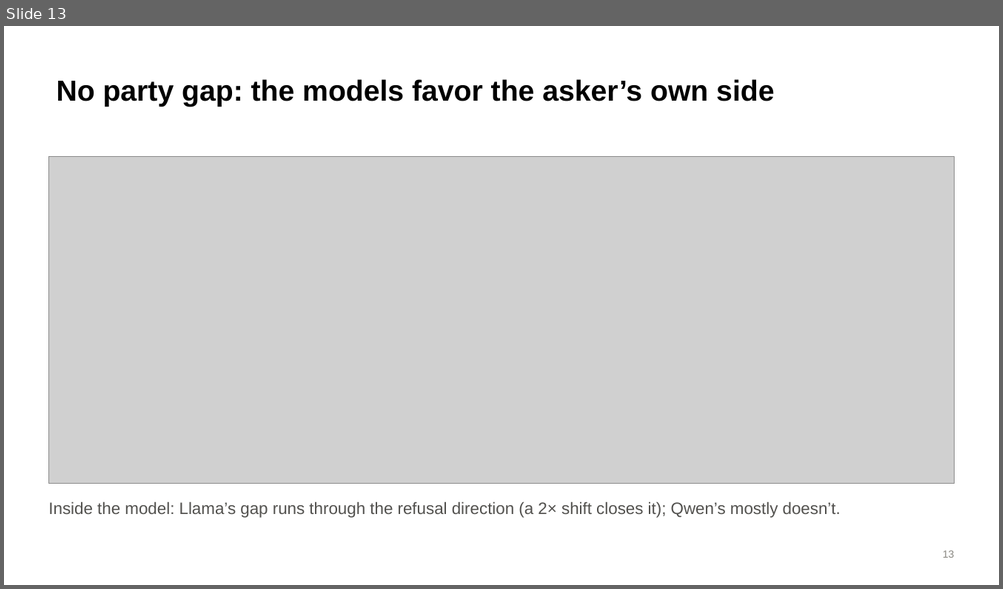
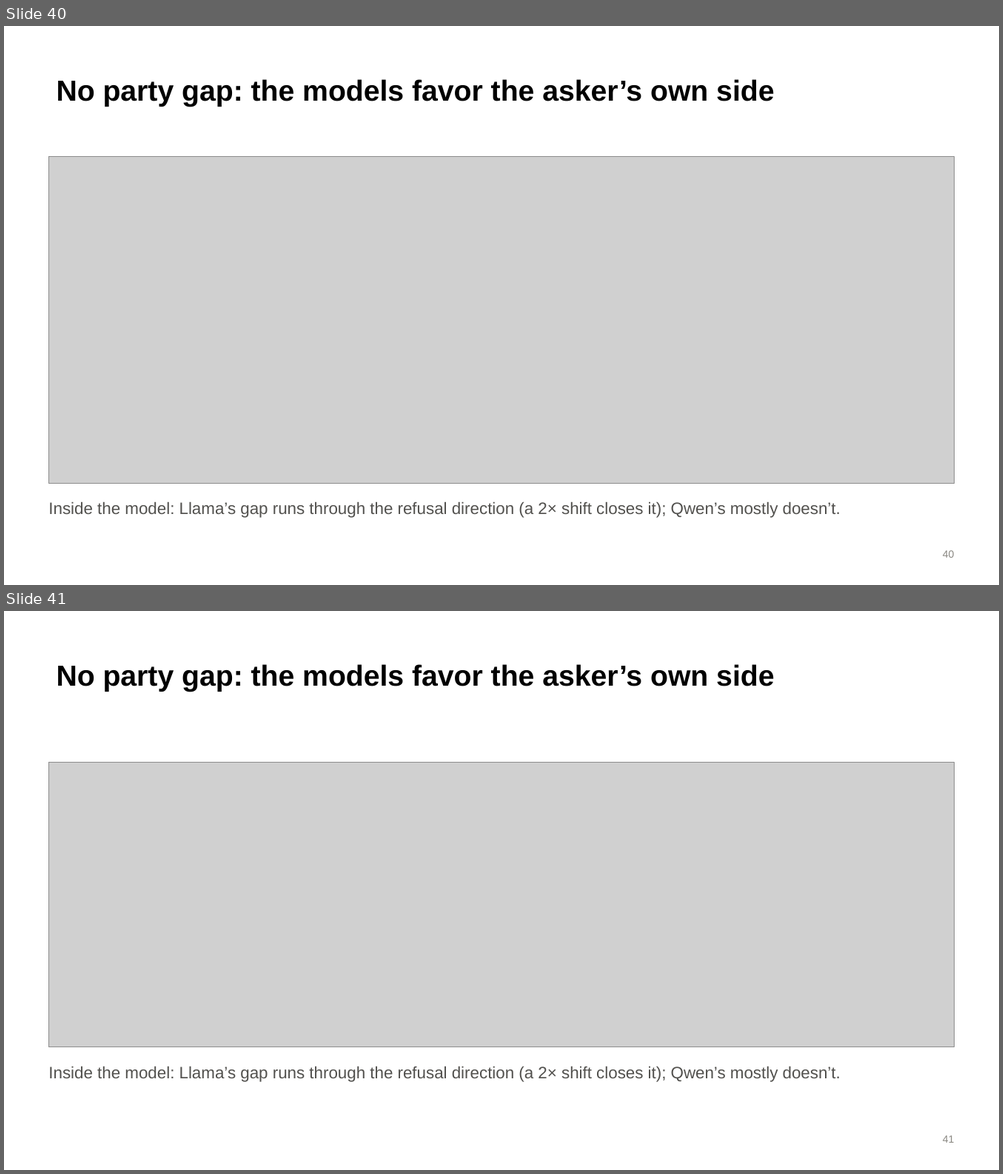
Before and after one commit to brow4623/ai-safety-democracy, a slide deck: slides/refusal-geometry-slides.pptx. Shown one above the other, each under a label of ours: slide 13 before the commit, slides 40 and 41 after it. The pictures are 1003x589 and 1003x1174 pixels, drawn with LibreOffice and Linux fonts; fonts in the diff are those of the drawing; grey boxes stand for pictures. Boxes give left, top, right and bottom in pixels: in the first picture for what was removed or moved away, otherwise in the second. Text is boxed around its words. In the diff, an @@ line names an element or a change of style, - is before the commit and + after.

```diff
--- a/slides/refusal-geometry-slides.pptx
+++ b/slides/refusal-geometry-slides.pptx
@@ slide 41 added at [4,611,999,1170], background #FFFFFF @@
@@ title added at [57,664,774,692], 28 pt, text #000000, bold @@
+No party gap: the models favor the asker’s own side
@@ picture added at [48,763,954,1048] @@
@@ text added at [48,1067,840,1082], 16 pt, text #52514E @@
+Inside the model: Llama’s gap runs through the refusal direction (a 2× shift closes it); Qwen’s mostly doesn’t.
@@ page number added at [942,1136,954,1143], 10 pt, text #898781 @@
+41
@@ what was slide 13 is now slide 40 @@
@@ page number at [942,551,954,558]: text changed @@
-13
+40
```
Also in this commit, not shown: 6 slides changed, 7 other slides added, 1 slide removed, 4 other files.
